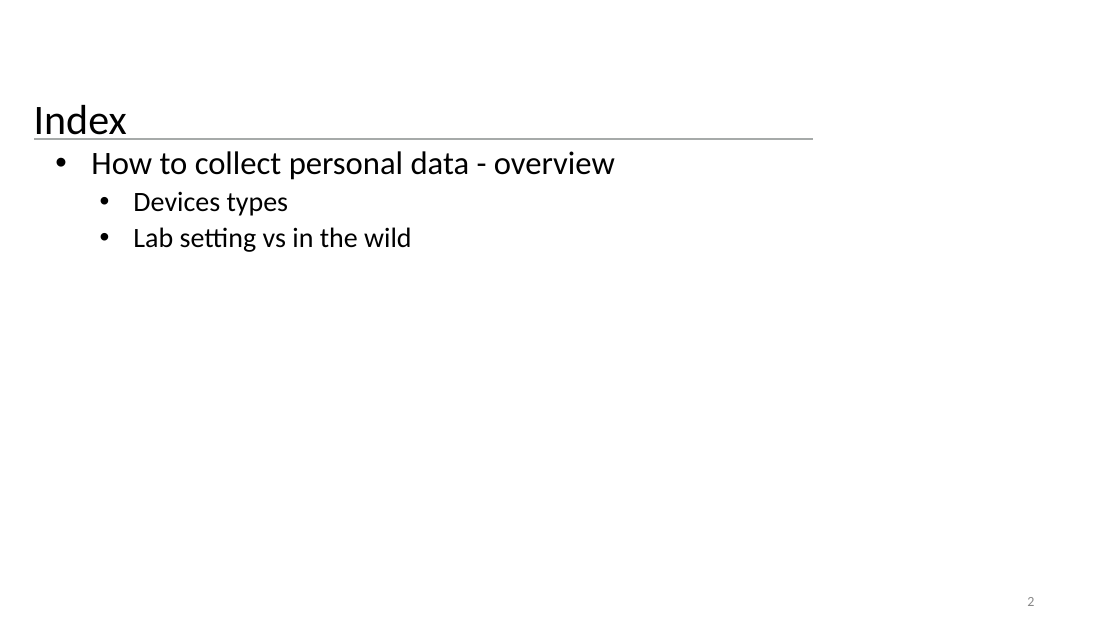
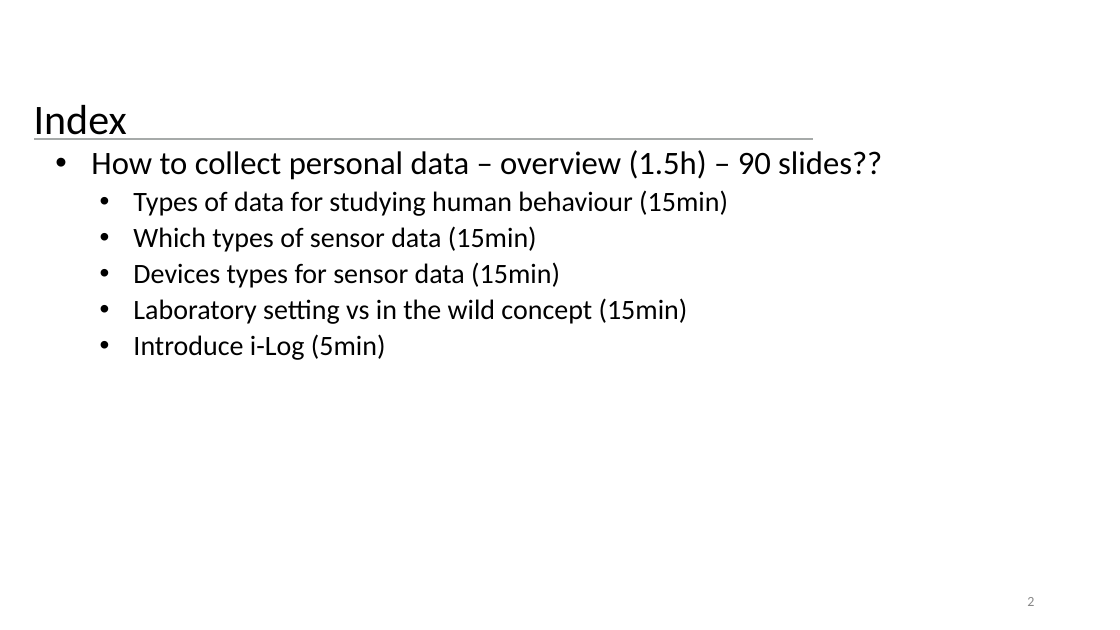
Before and after one commit to UNITN-SHB-2020/unitn-shb-2021.github.io, a slide deck: slide 2 of material/slides/L8.Passive.Data.Sensors.pptx. Drawn at 1120x630 pixels with LibreOffice and Linux fonts; fonts in the diff are those of the drawing; background and template pictures are left out. Boxes give left, top, right and bottom in pixels: in the first picture for what was removed or moved away, otherwise in the second. Text is boxed around its words. In the diff, an @@ line names an element or a change of style, - is before the commit and + after.

```diff
--- a/material/slides/L8.Passive.Data.Sensors.pptx
+++ b/material/slides/L8.Passive.Data.Sensors.pptx
@@ text at box(91, 150, 882, 360): text changed; size 28 to 24 pt @@
-• How to collect personal data - overview
-  • Devices types
-  • Lab setting vs in the wild
+• How to collect personal data – overview (1.5h) – 90 slides??
+  • Types of data for studying human behaviour (15min)
+  • Which types of sensor data (15min)
+  • Devices types for sensor data (15min)
+  • Laboratory setting vs in the wild concept (15min)
+  • Introduce i-Log (5min)
```
Also in this commit, not shown: 2 other files.
